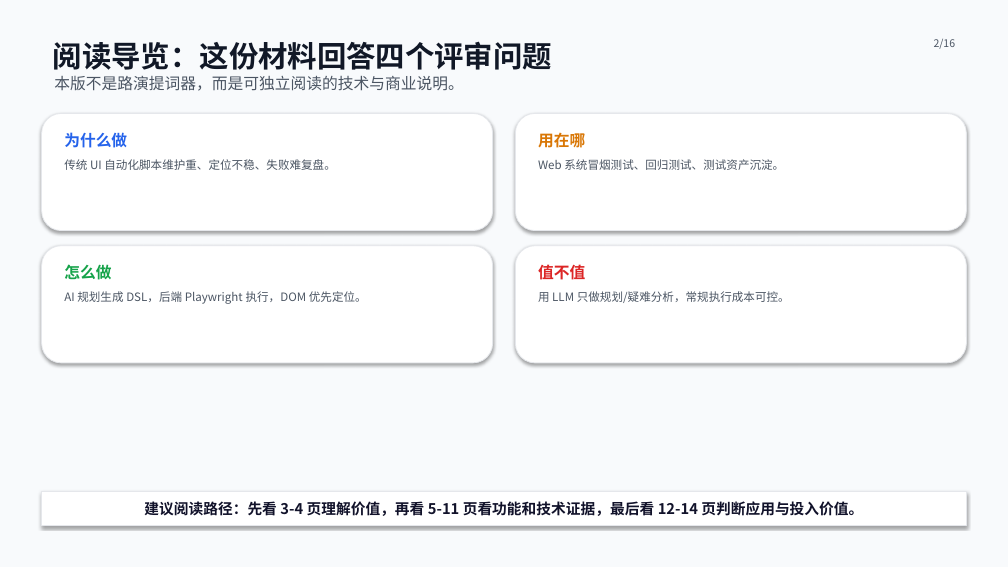
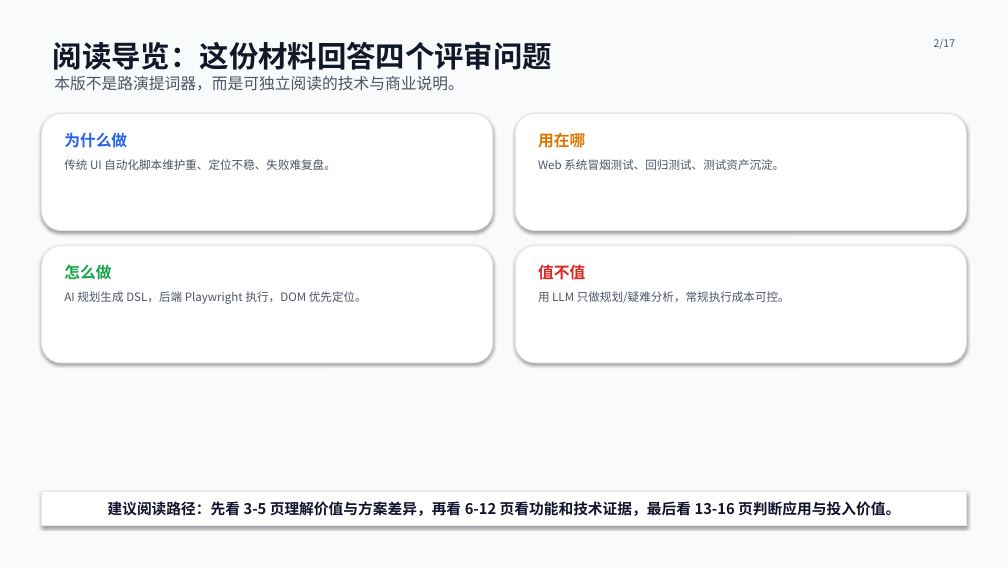
Before and after one commit to Asukadaisiki/AI_Web_Testing, a slide deck: slide 2 of decks/ai-web-testing-review/build/ai-web-testing-v4.pptx. Drawn at 1008x567 pixels with LibreOffice and Linux fonts; fonts in the diff are those of the drawing. Boxes give left, top, right and bottom in pixels: in the first picture for what was removed or moved away, otherwise in the second. Text is boxed around its words. In the diff, an @@ line names an element or a change of style, - is before the commit and + after.

```diff
--- a/decks/ai-web-testing-review/build/ai-web-testing-v4.pptx
+++ b/decks/ai-web-testing-review/build/ai-web-testing-v4.pptx
@@ text at (x1=934, y1=39, x2=956, y2=49): text changed @@
-2/16
+2/17
@@ text at (x1=108, y1=501, x2=900, y2=516): text changed @@
-建议阅读路径：先看 3-4 页理解价值，再看 5-11 页看功能和技术证据，最后看 12-14 页判断应用与投入价值。
+建议阅读路径：先看 3-5 页理解价值与方案差异，再看 6-12 页看功能和技术证据，最后看 13-16 页判断应用与投入价值。
```
Also in this commit, not shown: 15 other slides changed, 1 slide added, 2 other files.
